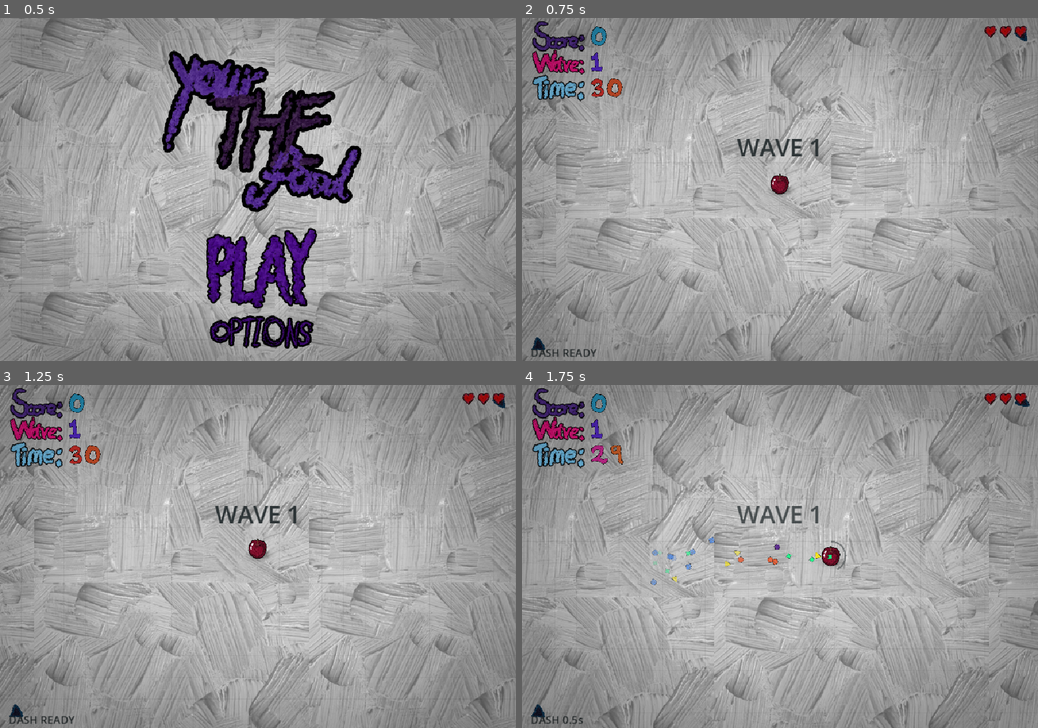
Above: before the commit, frames 1-4 (two rows, left to right).
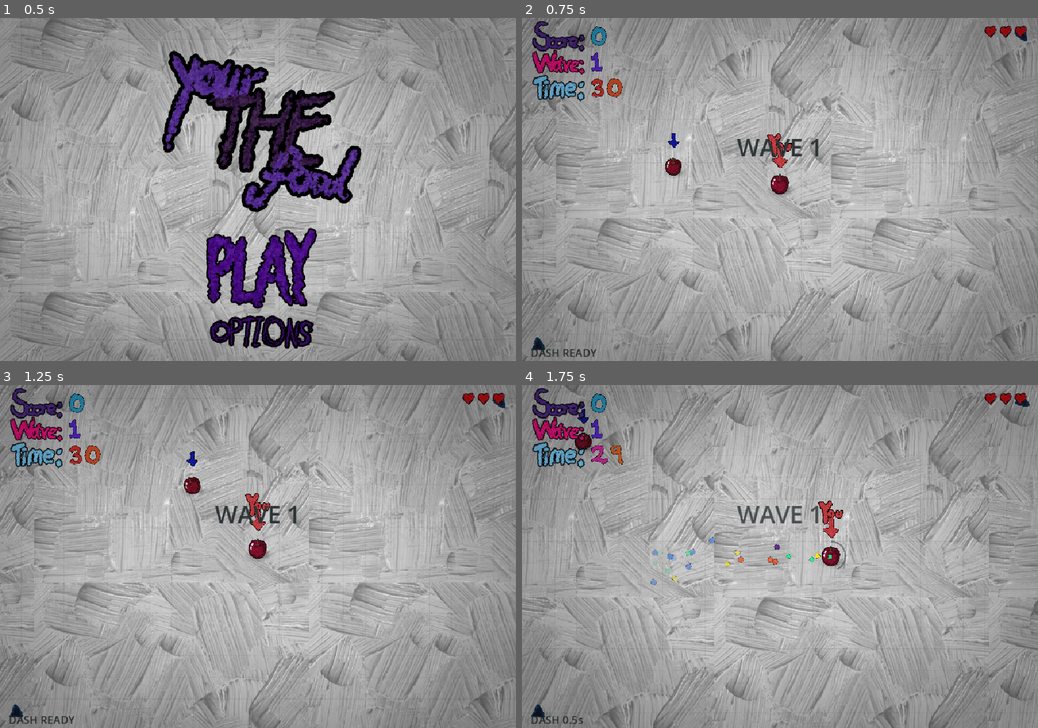
Above: after the commit, the same moments.

Repository: wizenroom/youre-the-food
Game: Godot game, scene res://scenes/main.tscn
Same seed, same stepped clock (60 frames per second), same inputs: the game is played once before the commit and once after it.
Inputs (mouse positions are in pixels of both pictures, inside the frame that each line leads up to):
- Up to frame 1 (0.5 s): no input
- Up to frame 2 (0.75 s): click (785, 268) at 0.5 s
- Up to frame 3 (1.25 s): no input
- Up to frame 4 (1.75 s): tap Enter (menu_start) at 1.25 s; move the mouse to (893, 539) at 1.27 s; hold D (move_right) from 1.28 s (still down); tap Space (dash) at 1.35 s

Frame 1 is identical in both runs. In frame 2, 0.4% of the frame differs, in the area x 27-53%, y 33-47%; in frame 3, 0.4%, in the area x 35-53%, y 19-43%; in frame 4, 0.4%.

Commit message:
Add fake multiplayer bots with dash attacks and player markers.
Bots wander, flee, and dash-cut snakes without awarding score; YOU/arrow markers use full arrow sprites instead of a bad mid-crop split.

Diff:
--- a/scripts/ant_march.gd
+++ b/scripts/ant_march.gd
@@ -82,14 +82,14 @@
 		queue_free()
 		return
 
-	var pl: Node2D = game.player
-	if pl == null:
-		return
-	# the whole swarm shares one line, so bail early when the player is
-	# nowhere near the band instead of testing every ant
 	var band_half := (LANES - 1) * 0.5 * LANE_SPACING + 10.0
-	var pdist := absf((pl.position - _entry).dot(_perp))
-	if pdist > band_half + pl.radius + ANT_RADIUS:
+	var anyone_near := false
+	for prey in game.food_targets():
+		if absf((prey.position - _entry).dot(_perp)) \
+				<= band_half + prey.radius + ANT_RADIUS:
+			anyone_near = true
+			break
+	if not anyone_near:
 		return
 
 	for i in _along.size():
@@ -99,15 +99,20 @@
 		if d < 0.0 or d > _map_len:
 			continue
 		var pos := _entry + _dir * d + _perp * _off[i]
-		if pos.distance_to(pl.position) >= ANT_RADIUS + pl.radius:
-			continue
-		if pl.dash_time > 0:
-			_squished[i] = 1
-			game.add_score(2)
-			game.spawn_squish(pos, TEX_SQUISH, 38.0)
-			game.spawn_burst(pos, BAND_TINT, 4)
-		else:
-			pl.hit()
+		for prey in game.food_targets():
+			if pos.distance_to(prey.position) >= ANT_RADIUS + prey.radius:
+				continue
+			if game.prey_dashing(prey):
+				_squished[i] = 1
+				if prey == game.player:
+					game.add_score(2)
+				game.spawn_squish(pos, TEX_SQUISH, 38.0)
+				game.spawn_burst(pos, BAND_TINT, 4)
+			elif prey == game.player:
+				prey.hit()
+			elif prey is FakePlayer:
+				prey.hit()
+			break
 
 
 func _draw() -> void:
--- a/scripts/boulder.gd
+++ b/scripts/boulder.gd
@@ -60,6 +60,10 @@
 	if pl != null and pl.position.distance_to(position) < IMPACT_RADIUS + pl.radius:
 		pl.hit()
 
+	for fp in game.alive_fake_players():
+		if fp.position.distance_to(position) < IMPACT_RADIUS + fp.radius:
+			fp.hit()
+
 	for c in game.alive_critters():
 		if c.position.distance_to(position) < IMPACT_RADIUS + c.radius:
 			game.spawn_critter_squish(c.position)
--- /dev/null
+++ b/scripts/fake_player.gd
@@ -0,0 +1,179 @@
+class_name FakePlayer
+extends Node2D
+## Bot apple that wanders the arena so it feels like fake multiplayer.
+## Snakes hunt these the same as the real player. They respawn after dying.
+
+const NAMES := ["Mochi", "Crisp", "Pippin", "Tart", "Bramley", "Russet", "Honey"]
+const TINTS := [
+	Color(1.0, 0.82, 0.82),
+	Color(0.82, 0.9, 1.0),
+	Color(0.88, 1.0, 0.82),
+	Color(1.0, 0.9, 0.72),
+	Color(0.92, 0.82, 1.0),
+]
+
+var game: Node
+var dead := false
+var display_name := "Bot"
+var tint := Color.WHITE
+
+var vel := Vector2.ZERO
+var radius := 28.0
+var roll := 0.0
+var dash_time := 0.0
+var dash_cooldown := 0.0
+var invuln := 0.0
+var respawn_in := 0.0
+
+var _aim := Vector2.RIGHT
+var _think_in := 0.0
+var _tex: Texture2D = preload("res://assets/player.png")
+var _tex_arrow: Texture2D = preload("res://assets/player_arrow_blue.png")
+
+
+func setup(g: Node, pos: Vector2, bot_name: String, bot_tint: Color) -> void:
+	game = g
+	position = pos
+	display_name = bot_name
+	tint = bot_tint
+	_aim = Vector2.from_angle(randf() * TAU)
+	_think_in = randf()
+
+
+func update(dt: float) -> void:
+	if dead:
+		respawn_in -= dt
+		if respawn_in <= 0:
+			_respawn()
+		queue_redraw()
+		return
+
+	_think_in -= dt
+	if _think_in <= 0:
+		_think_in = randf_range(0.25, 0.55)
+		_rethink()
+
+	vel += _aim * 1300.0 * dt
+	var damp := exp(-4.2 * dt)
+	if is_zero_approx(_aim.x):
+		vel.x *= damp
+	if is_zero_approx(_aim.y):
+		vel.y *= damp
+
+	var max_sp := 780.0 if dash_time > 0 else 230.0
+	if vel.length() > max_sp:
+		vel = vel.normalized() * max_sp
+
+	position += vel * dt
+	position = position.clamp(
+		Vector2(radius, radius),
+		Vector2(game.WORLD_W - radius, game.WORLD_H - radius)
+	)
+	roll += (vel.x + vel.y) * dt / 26.0
+
+	invuln = maxf(0, invuln - dt)
+	dash_time = maxf(0, dash_time - dt)
+	dash_cooldown = maxf(0, dash_cooldown - dt)
+
+	for p in game.alive_pellets():
+		if p.position.distance_to(position) < radius + p.radius:
+			p.dead = true
+			p.queue_free()
+			game.spawn_burst(p.position, tint, 3)
+
+	queue_redraw()
+
+
+func _rethink() -> void:
+	var nearest_snake: SnakeEnemy = null
+	var nearest_d := INF
+	for s in game.alive_snakes():
+		var d: float = position.distance_to(s.head)
+		if d < nearest_d:
+			nearest_d = d
+			nearest_snake = s
+
+	if nearest_snake != null:
+		var away: Vector2 = position - nearest_snake.head
+		# panic dash away when cornered
+		if nearest_d < 115.0 and away.length() > 0.001:
+			_aim = away.normalized()
+			if dash_cooldown <= 0:
+				_dash()
+			return
+		# dash attack into nearby snakes
+		if nearest_d < 250.0 and dash_cooldown <= 0 and randf() < 0.55:
+			_aim = (nearest_snake.head - position).normalized()
+			_dash()
+			return
+
+	# pellets are tasty bait
+	var pellet: Node2D = null
+	var pd := INF
+	for p in game.alive_pellets():
+		var d: float = p.position.distance_to(position)
+		if d < pd:
+			pd = d
+			pellet = p
+	if pellet != null and pd < 320.0:
+		_aim = (pellet.position - position).normalized()
+		return
+
+	_aim = Vector2.from_angle(randf() * TAU)
+
+
+func _dash() -> void:
+	if _aim == Vector2.ZERO:
+		_aim = Vector2.RIGHT
+	vel = _aim * 680.0
+	dash_time = 0.38
+	dash_cooldown = randf_range(0.9, 1.8)
+	game.spawn_burst(position, tint, 8)
+
+
+func hit() -> void:
+	if invuln > 0 or dead:
+		return
+	invuln = 1.5
+	dead = true
+	respawn_in = randf_range(3.0, 6.0)
+	game.spawn_burst(position, tint, 14)
+	game.spawn_hurt(position)
+	hide()
+
+
+func _respawn() -> void:
+	dead = false
+	invuln = 2.0
+	vel = Vector2.ZERO
+	position = Vector2(
+		randf_range(180, game.WORLD_W - 180),
+		randf_range(180, game.WORLD_H - 180)
+	)
+	show()
+
+
+func resolve_circle(center: Vector2, cr: float) -> void:
+	var d := position - center
+	var dist := d.length()
+	var min_d := radius + cr - 2.0
+	if dist < min_d and dist > 0.001:
+		var n := d / dist
+		position += n * (min_d - dist)
+		var dot := vel.dot(n)
+		if dot < 0:
+			vel -= n * dot * 1.1
+
+
+func _draw() -> void:
+	if dead:
+		return
+	if invuln > 0 and int(floor(invuln * 10)) % 2 == 0:
+		return
+	var bob := sin(Time.get_ticks_msec() / 320.0 + display_name.hash()) * 4.0
+	Util.draw_shadow(self, Vector2.ZERO, 34)
+	draw_set_transform(Vector2.ZERO, roll, Vector2.ONE)
+	Util.draw_sprite(self, _tex, Vector2.ZERO, 34, tint)
+	draw_set_transform(Vector2.ZERO, 0.0, Vector2.ONE)
+	# small arrow so you can tell bots apart from your own marker
+	Util.draw_sprite(self, _tex_arrow, Vector2(0, -48 + bob * 0.4), 28, tint)
--- a/scripts/main.gd
+++ b/scripts/main.gd
@@ -18,7 +18,9 @@
 const CRITTER := preload("res://scripts/critter.gd")
 const SPIKE := preload("res://scripts/spike.gd")
 const ANT_MARCH := preload("res://scripts/ant_march.gd")
+const FAKE_PLAYER := preload("res://scripts/fake_player.gd")
 const MAX_CRITTERS := 12
+const FAKE_COUNT := 4
 
 var state: State = State.MENU
 var score := 0
@@ -77,6 +79,7 @@
 	player = FoodPlayer.new()
 	$World/PlayerRoot.add_child(player)
 	player.setup(self, Vector2(WORLD_W / 2, WORLD_H / 2))
+	_spawn_fake_players()
 	score = 0
 	wave = 0
 	ant_timer = 12.0
@@ -92,7 +95,9 @@
 
 
 func _clear_world() -> void:
-	for group in [$World/Snakes, $World/Pellets, $World/Powerups, $World/Splats, $World/Hazards, $World/Critters, $World/PlayerRoot]:
+	_ensure_fake_root()
+	for group in [$World/Snakes, $World/Pellets, $World/Powerups, $World/Splats,
+			$World/Hazards, $World/Critters, $World/PlayerRoot, $World/FakePlayers]:
 		for c in group.get_children():
 			if "dead" in c:
 				c.dead = true
@@ -262,6 +267,61 @@
 	return out
 
 
+func _ensure_fake_root() -> Node2D:
+	if not has_node("World/FakePlayers"):
+		var n := Node2D.new()
+		n.name = "FakePlayers"
+		$World.add_child(n)
+	return $World/FakePlayers
+
+
+func _spawn_fake_players() -> void:
+	var root := _ensure_fake_root()
+	var names: Array = FakePlayer.NAMES.duplicate()
+	names.shuffle()
+	for i in FAKE_COUNT:
+		var fp: FakePlayer = FAKE_PLAYER.new()
+		root.add_child(fp)
+		fp.setup(
+			self,
+			Vector2(randf_range(280, WORLD_W - 280), randf_range(280, WORLD_H - 280)),
+			names[i % names.size()],
+			FakePlayer.TINTS[i % FakePlayer.TINTS.size()]
+		)
+
+
+func alive_fake_players() -> Array:
+	var out := []
+	for fp in $World/FakePlayers.get_children():
+		if not fp.dead:
+			out.append(fp)
+	return out
+
+
+func food_targets() -> Array:
+	var out: Array = []
+	if player != null:
+		out.append(player)
+	for fp in alive_fake_players():
+		out.append(fp)
+	return out
+
+
+func nearest_food_to(pos: Vector2) -> Node2D:
+	var best: Node2D = player
+	var best_d := INF
+	for t in food_targets():
+		var d: float = pos.distance_to(t.position)
+		if d < best_d:
+			best_d = d
+			best = t
+	return best
+
+
+func prey_dashing(prey: Node2D) -> bool:
+	return prey != null and "dash_time" in prey and prey.dash_time > 0.0
+
+
 func alive_critters() -> Array:
 	var out := []
 	for c in $World/Critters.get_children():
@@ -438,6 +498,8 @@
 	aim = get_global_mouse_position()
 
 	player.update(dt)
+	for fp in alive_fake_players():
+		fp.update(dt)
 	for s in alive_snakes():
 		s.update(dt)
 	for c in alive_critters():
@@ -512,6 +574,47 @@
 					player.dash_time = 0
 				break
 
+	# bot dash attacks use the same head/body rules as the player
+	var bot_dash_hits: Dictionary = {}
+	for fp: FakePlayer in alive_fake_players():
+		if fp.dash_time <= 0:
+			continue
+		for s in alive_snakes():
+			var head_hit: bool = s.hit_head(fp.position, fp.radius + 6)
+			var body_hit: int = s.hit_body(fp.position, fp.radius)
+
+			if body_hit >= 0 and s.is_armored_at(body_hit) and not head_hit:
+				$World/Effects.popup(fp.position + Vector2(0, -30), TEX_BLOCK)
+				fp.vel *= -0.55
+				fp.dash_time = 0
+				fp.invuln = maxf(fp.invuln, 0.4)
+				shake(30)
+				bot_dash_hits[fp] = true
+				break
+
+			if head_hit or (body_hit >= 0 and body_hit <= 2):
+				var boom: Vector2 = s.explode_head()
+				spawn_hit_spark(boom, 60.0)
+				var d := fp.position - boom
+				var dist := maxf(d.length(), 1.0)
+				fp.position += d / dist * 40.0
+				fp.invuln = maxf(fp.invuln, 0.5)
+				shake(30)
+				fp.vel *= -0.35
+				fp.dash_time = 0
+				bot_dash_hits[fp] = true
+				break
+
+			if body_hit >= 0:
+				s.cut_at(body_hit)
+				spawn_hit_spark(fp.position)
+				spawn_burst(fp.position, fp.tint, 12)
+				fp.invuln = maxf(fp.invuln, 0.3)
+				shake(30)
+				fp.vel *= -0.4
+				fp.dash_time = 0
+				bot_dash_hits[fp] = true
+				break
 
 	# mace balls: dashing into one gets blocked like armor, a fast swing
 	# deals a hit with knockback, a slow ball just shoves you around
@@ -519,40 +622,57 @@
 		if s.kind != "mace":
 			continue
 		var mp: Vector2 = s.mace_pos
-		if mp.distance_to(player.position) >= s.MACE_RADIUS + player.radius:
-			continue
-		var away: Vector2 = (player.position - mp).normalized()
-		if player.is_dashing:
-			$World/Effects.popup(player.position + Vector2(0, -30), TEX_BLOCK)
-			player.vel = away * 500.0
-			player.dash_time = 0
-			player.invuln = maxf(player.invuln, 0.4)
-			shake(50)
-		elif s.mace_speed() > 260.0 and s._mace_hit_cd <= 0:
-			s._mace_hit_cd = 0.6
-			player.hit()
-			player.vel = away * 560.0 + s.mace_vel * 0.4
-			shake(70)
-		else:
-			player.resolve_circle(mp, s.MACE_RADIUS)
-
-	# push out of bodies (neck counts as head)
-	for s in alive_snakes():
-		var neck_max: float = s.head_radius + s.seg_radius - 6
-		for seg: Vector2 in s.segments:
-			if seg.distance_to(s.head) < neck_max:
+		for prey in food_targets():
+			if mp.distance_to(prey.position) >= s.MACE_RADIUS + prey.radius:
 				continue
-			player.resolve_circle(seg, s.seg_radius)
-		player.resolve_circle(s.head, s.head_radius)
-
-	# head and body both hurt, unless the dash just connected
+			var away: Vector2 = (prey.position - mp).normalized()
+			if prey == player:
+				if player.is_dashing:
+					$World/Effects.popup(player.position + Vector2(0, -30), TEX_BLOCK)
+					player.vel = away * 500.0
+					player.dash_time = 0
+					player.invuln = maxf(player.invuln, 0.4)
+					shake(50)
+				elif s.mace_speed() > 260.0 and s._mace_hit_cd <= 0:
+					s._mace_hit_cd = 0.6
+					player.hit()
+					player.vel = away * 560.0 + s.mace_vel * 0.4
+					shake(70)
+				else:
+					player.resolve_circle(mp, s.MACE_RADIUS)
+			elif prey is FakePlayer:
+				if prey.dash_time > 0:
+					prey.vel = away * 500.0
+					prey.dash_time = 0
+					prey.invuln = maxf(prey.invuln, 0.4)
+					shake(30)
+				elif s.mace_speed() > 220.0 and prey.invuln <= 0:
+					prey.hit()
+
+	# push everyone out of snake bodies (neck counts as head)
+	for prey in food_targets():
+		for s in alive_snakes():
+			var neck_max: float = s.head_radius + s.seg_radius - 6
+			for seg: Vector2 in s.segments:
+				if seg.distance_to(s.head) < neck_max:
+					continue
+				prey.resolve_circle(seg, s.seg_radius)
+			prey.resolve_circle(s.head, s.head_radius)
+
+	# head and body both hurt any apple, unless the dash just connected
 	if not dash_hit:
-		for s in alive_snakes():
-			var body_hit: int = s.hit_body(player.position, player.radius)
-			var head_hit: bool = s.hit_head(player.position, player.radius)
-			if body_hit >= 0 or head_hit:
-				player.hit()
-				shake(100)
+		for prey in food_targets():
+			for s in alive_snakes():
+				var body_hit: int = s.hit_body(prey.position, prey.radius)
+				var head_hit: bool = s.hit_head(prey.position, prey.radius)
+				if body_hit < 0 and not head_hit:
+					continue
+				if prey == player:
+					player.hit()
+					shake(100)
+				elif prey is FakePlayer:
+					if not bot_dash_hits.get(prey, false):
+						prey.hit()
 				if head_hit:
 					s.retreat = 1.2
 				break
--- a/scripts/player.gd
+++ b/scripts/player.gd
@@ -39,6 +39,8 @@
 var _tex_streak: Texture2D = preload("res://assets/fx_speed_streak.png")
 var _tex_shield: Texture2D = preload("res://assets/powerup_shield.png")
 var _tex_pierce: Texture2D = preload("res://assets/powerup_pierce.png")
+var _tex_you: Texture2D = preload("res://assets/player_you.png")
+var _tex_arrow: Texture2D = preload("res://assets/player_arrow.png")
 # the painted lightning points up-right at roughly this angle
 const STREAK_ART_ANGLE := 0.45
 
@@ -264,9 +266,11 @@
 		var f := 1.0 - dash_cooldown / dash_cd_total
 		draw_arc(Vector2.ZERO, 27, -PI / 2, -PI / 2 + f * TAU, 40, Color(0.176, 0.204, 0.212, 0.45), 3.0)
 
-
-
-	#if power == "turbo":
+	# painted YOU + arrow so you can spot yourself in the crowd
+	var mark_bob := sin(Time.get_ticks_msec() / 260.0) * 6.0
+	Util.draw_sprite(self, _tex_you, Vector2(0, -78 + mark_bob), 48)
+	# arrow art points down; anchor so the tip lands on the apple
+	Util.draw_sprite(self, _tex_arrow, Vector2(0, -52 + mark_bob * 0.4), 40)
 		#if is_dashing == true:
 			#var angle = (-vel).angle()
 			#var randrotatedvector = Vector2.from_angle(angle + (randf_range(-1,1) * (PI/4)))
--- a/scripts/snake.gd
+++ b/scripts/snake.gd
@@ -142,7 +142,9 @@
 
 # pick a world-space point to steer toward
 func think() -> Vector2:
-	var d_player: float = game.player.position.distance_to(head)
+	var prey: Node2D = game.nearest_food_to(head)
+	var prey_pos: Vector2 = prey.position if prey != null else head
+	var d_prey: float = head.distance_to(prey_pos)
 
 	var pellet: Node2D = null
 	var pd := INF
@@ -167,25 +169,23 @@
 
 	# back off after biting
 	if retreat > 0:
-		return head + (head - game.player.position)
-
-	# mace snakes fight with the tail: circle the player to build swing
+		return head + (head - prey_pos)
+
+	# mace snakes fight with the tail: circle the prey to build swing
 	# speed, and back off tail-first so the mace blocks incoming dashes
 	if kind == "mace":
 		_turn_mul = 1.8
-		if game.player.dash_time > 0 and d_player < 320:
-			return head + (head - game.player.position)
-		if d_player < 480:
+		if game.prey_dashing(prey) and d_prey < 320:
+			return head + (head - prey_pos)
+		if d_prey < 480:
 			boost = 1.25
-			var to_p: Vector2 = game.player.position - head
+			var to_p: Vector2 = prey_pos - head
 			var tangent: Vector2 = to_p.orthogonal().normalized() * _orbit_sign
-			# an orbit point past the player sweeps the tail across them
-			return game.player.position - to_p.normalized() * 190.0 \
-					+ tangent * 270.0
-		return game.player.position
+			return prey_pos - to_p.normalized() * 190.0 + tangent * 270.0
+		return prey_pos
 
 	# free food nearby beats everything
-	if pellet != null and pd < 220 and pd < d_player * 0.8:
+	if pellet != null and pd < 220 and pd < d_prey * 0.8:
 		return pellet.position
 
 	# aim ahead of a smaller snake so our body crosses its path
@@ -194,10 +194,10 @@
 		var lead := minf(170, vd * 0.6)
 		return victim.head + Vector2.from_angle(victim.angle) * lead
 
-	# otherwise hunt the player
-	if d_player < 280:
+	# otherwise hunt the nearest apple
+	if d_prey < 280:
 		boost = 1.3
-	return game.player.position
+	return prey_pos
 
 
 func init_mace() -> void:
--- a/scripts/spike.gd
+++ b/scripts/spike.gd
@@ -86,6 +86,10 @@
 	var pl: Node2D = game.player
 	if pl != null and pl.position.distance_to(wp) < ERUPT_RADIUS + pl.radius:
 		pl.hit()
+
+	for fp in game.alive_fake_players():
+		if fp.position.distance_to(wp) < ERUPT_RADIUS + fp.radius:
+			fp.hit()
 
 	for c in game.alive_critters():
 		if c.position.distance_to(wp) < ERUPT_RADIUS + c.radius:
Binary file added: assets/player_arrow.png
Not shown, added: assets/player_arrow.png.import
Binary file added: assets/player_arrow_blue.png
Not shown, added: assets/player_arrow_blue.png.import
Binary file added: assets/player_you.png
Not shown, added: assets/player_you.png.import
Not shown, added: scripts/fake_player.gd.uid
Not shown, changed: tools/convert_art.py
